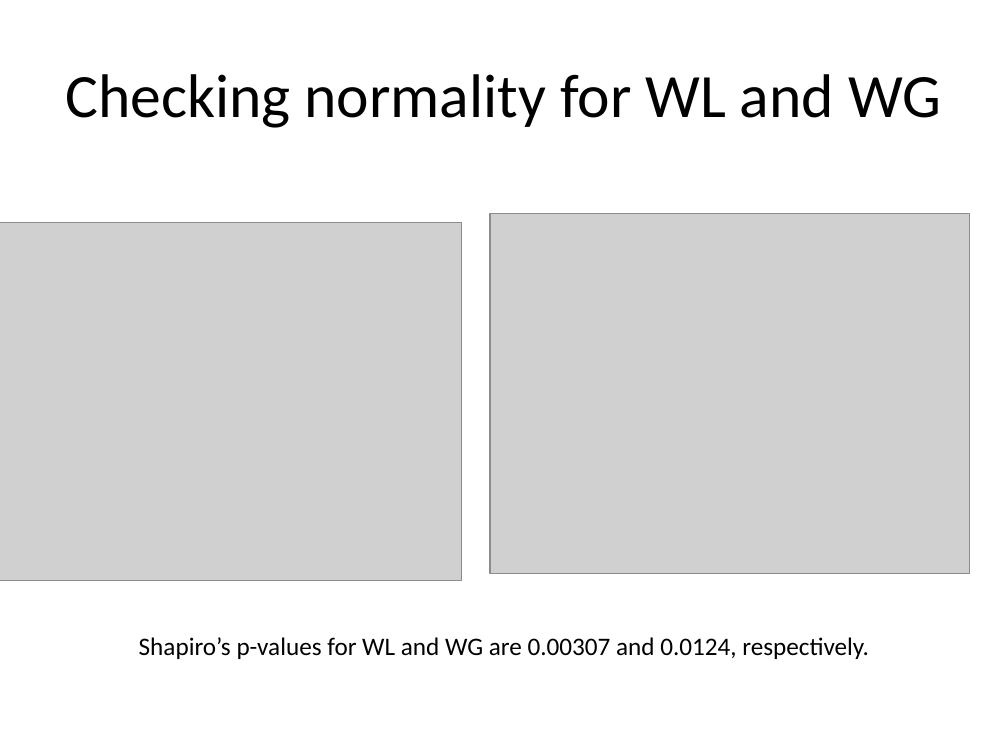
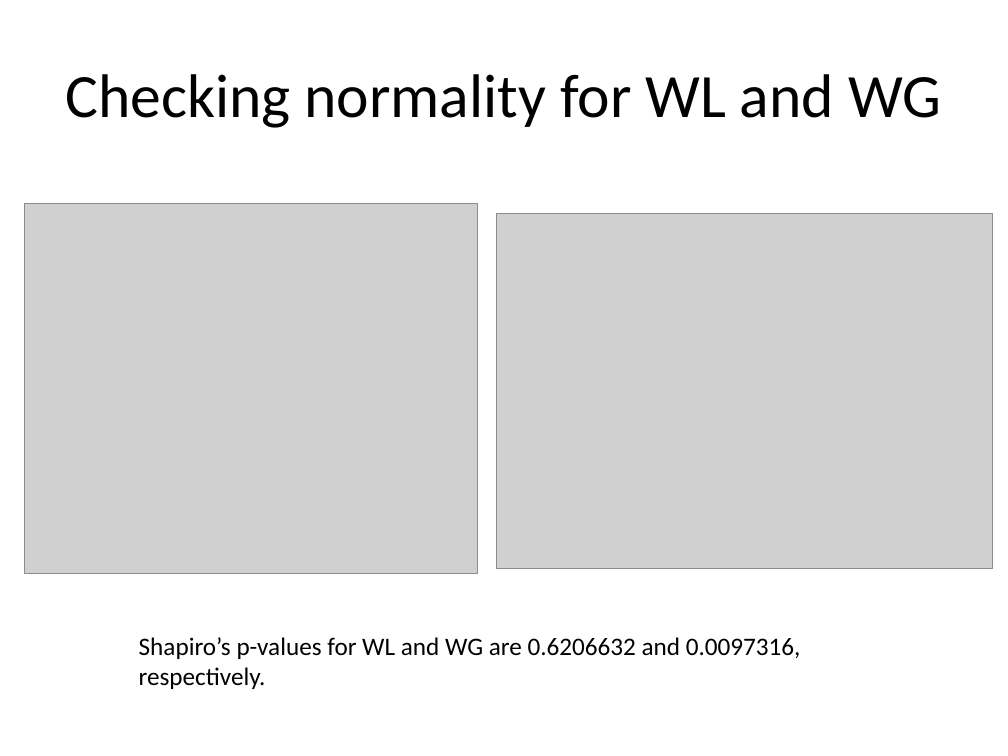
Before and after one commit to BridgesLab/PredictorsDietInducedObesity, a slide deck: slide 10 of ResultsSlides.pptx (slide 9 before the commit). Drawn at 1008x756 pixels with LibreOffice and Linux fonts; fonts in the diff are those of the drawing; grey boxes stand for pictures. Boxes give left, top, right and bottom in pixels: in the first picture for what was removed or moved away, otherwise in the second. Text is boxed around its words. In the diff, an @@ line names an element or a change of style, - is before the commit and + after.

```diff
--- a/ResultsSlides.pptx
+++ b/ResultsSlides.pptx
@@ picture: place and size @@
-picture at (0, 223, 462, 581)
+picture at (25, 204, 478, 574)
@@ picture: place and size @@
-picture at (490, 214, 969, 573)
+picture at (496, 213, 992, 569)
@@ text at (139, 637, 801, 689): text changed @@
-Shapiro’s p-values for WL and WG are 0.00307 and 0.0124, respectively.
+Shapiro’s p-values for WL and WG are 0.6206632 and 0.0097316, respectively.
```
Also in this commit, not shown: 7 other slides changed, 13 slides added, 5 slides removed.
